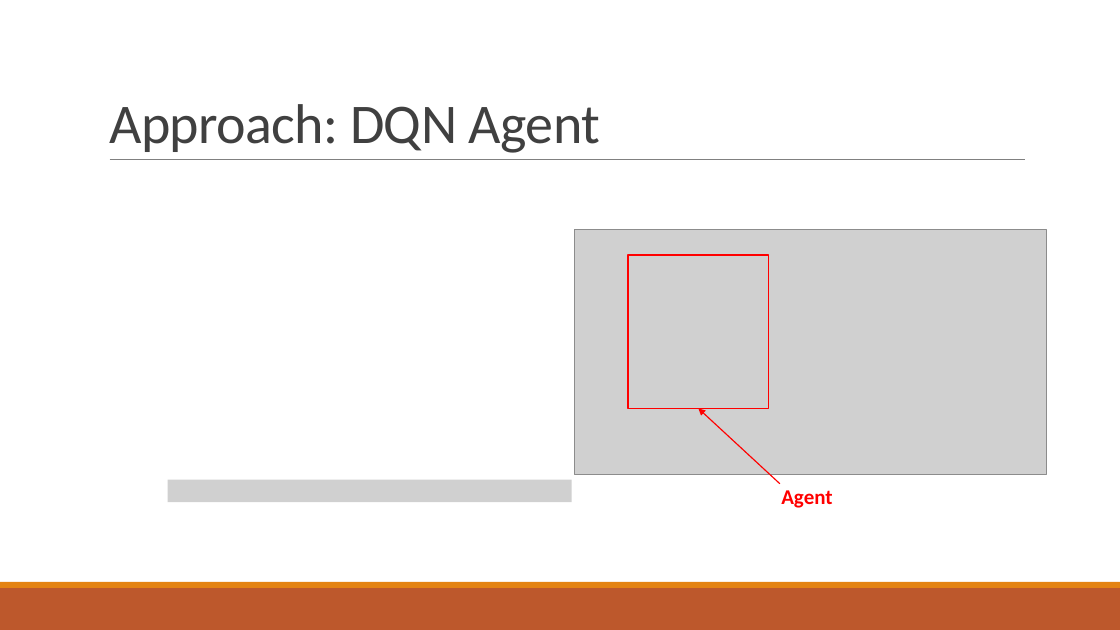
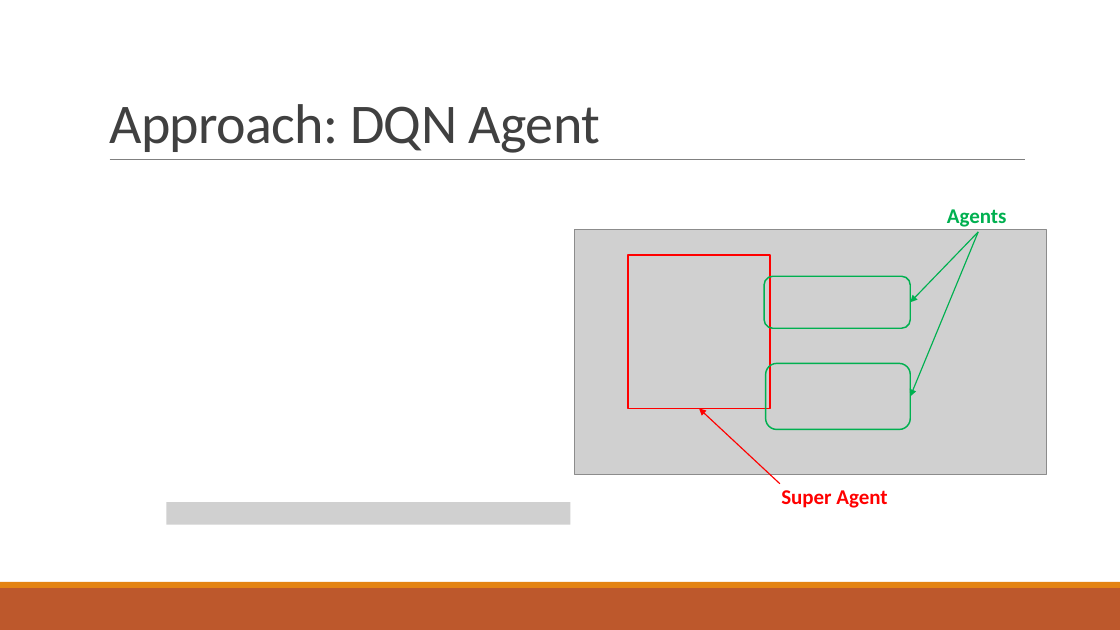
Before and after one commit to 3neutronstar/traffic-optimization_RL, a slide deck: slide 21 of 1st_Seminar(강민수).pptx (slide 20 before the commit). Drawn at 1120x630 pixels with LibreOffice and Linux fonts; fonts in the diff are those of the drawing; grey boxes stand for pictures. Boxes give left, top, right and bottom in pixels: in the first picture for what was removed or moved away, otherwise in the second. Text is boxed around its words. In the diff, an @@ line names an element or a change of style, - is before the commit and + after.

```diff
--- a/1st_Seminar(강민수).pptx
+++ b/1st_Seminar(강민수).pptx
@@ text added at [947,209,1007,227], 18 pt, text #00B050, bold @@
+Agents
@@ arrow added from (979, 232) to (911, 302), #00B050 1 pt @@
@@ arrow added from (979, 232) to (911, 397), #00B050 1 pt @@
@@ rounded rectangle added at [765,276,911,329], outline #00B050 1.25 pt @@
@@ rounded rectangle added at [766,364,911,430], outline #00B050 1.25 pt @@
@@ picture added at [166,502,571,525] @@
@@ picture removed at [167,480,571,502] @@
@@ text at [781,490,887,508]: text changed @@
-Agent
+Super Agent
```
Also in this commit, not shown: 2 other slides changed, 5 slides added, 2 slides removed.
